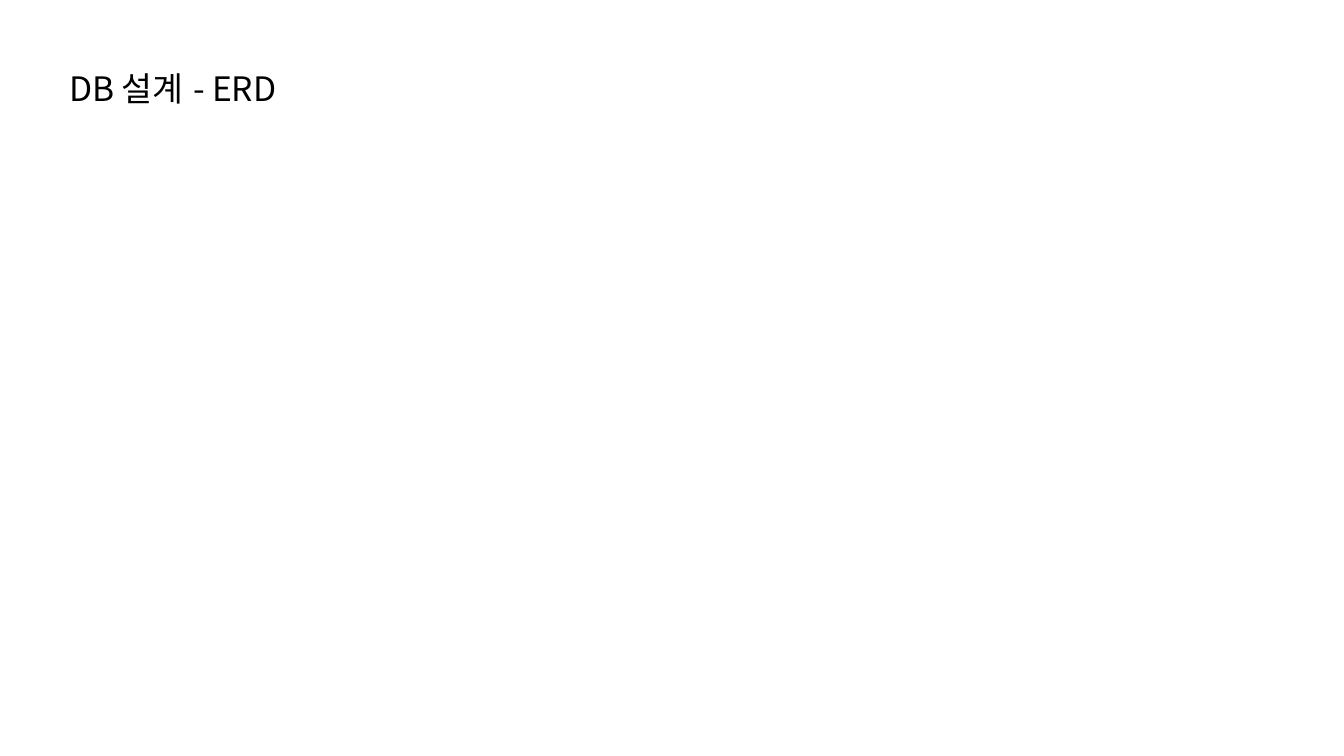
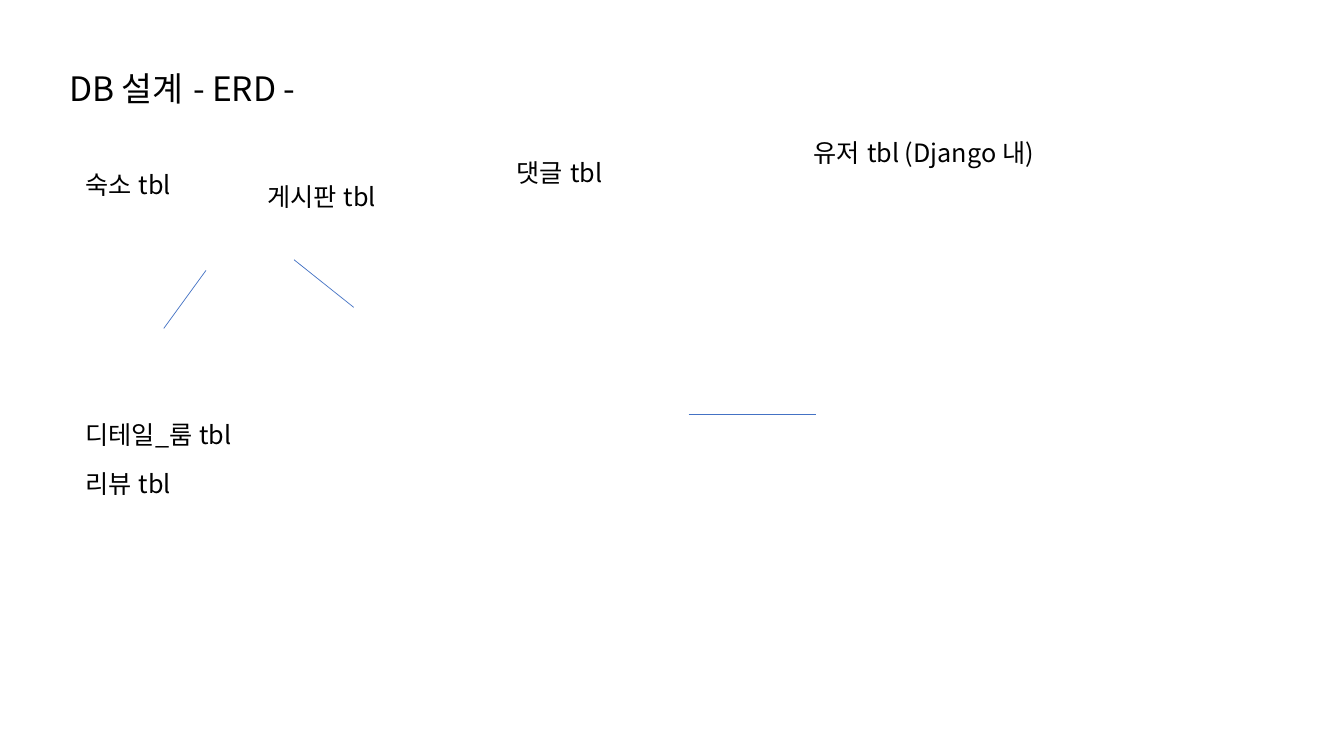
Before and after one commit to bomiiisong/Airbnb, a slide deck: slide 17 of presentation_template.pptx (slide 14 before the commit). Drawn at 1344x756 pixels with LibreOffice and Linux fonts; fonts in the diff are those of the drawing. Boxes give left, top, right and bottom in pixels: in the first picture for what was removed or moved away, otherwise in the second. Text is boxed around its words. In the diff, an @@ line names an element or a change of style, - is before the commit and + after.

```diff
--- a/presentation_template.pptx
+++ b/presentation_template.pptx
@@ text added at bbox=[814, 141, 1034, 168], 18 pt, text #000000 @@
+유저 tbl (Django 내)
@@ text added at bbox=[85, 173, 171, 196], 18 pt, text #000000 @@
+숙소 tbl
@@ text added at bbox=[517, 161, 602, 184], 18 pt, text #000000 @@
+댓글 tbl
@@ text added at bbox=[267, 185, 376, 208], 18 pt, text #000000 @@
+게시판 tbl
@@ line added from (354, 308) to (294, 260), #4472C4 0.5 pt @@
@@ line added from (164, 329) to (206, 270), #4472C4 0.5 pt @@
@@ line added from (689, 415) to (817, 415), #4472C4 0.5 pt @@
@@ text added at bbox=[85, 423, 231, 448], 18 pt, text #000000 @@
+디테일_룸 tbl
@@ text added at bbox=[85, 472, 171, 495], 18 pt, text #000000 @@
+리뷰 tbl
```
Also in this commit, not shown: 5 other slides changed, 5 slides added.
